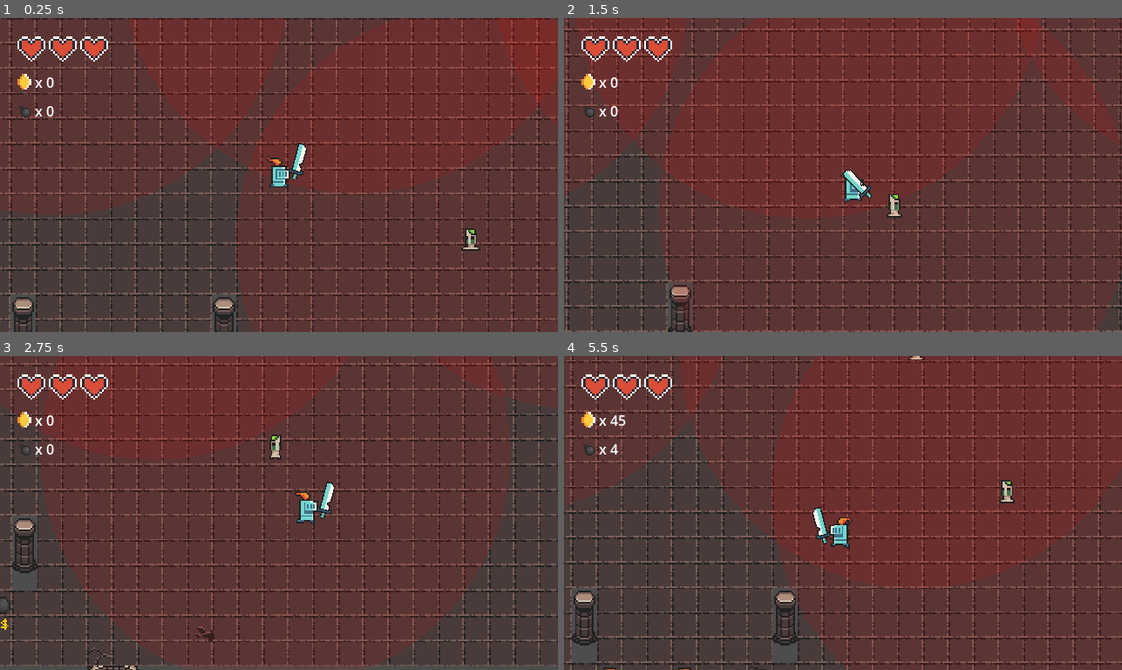
Above: before the commit, frames 1-4 (two rows, left to right).
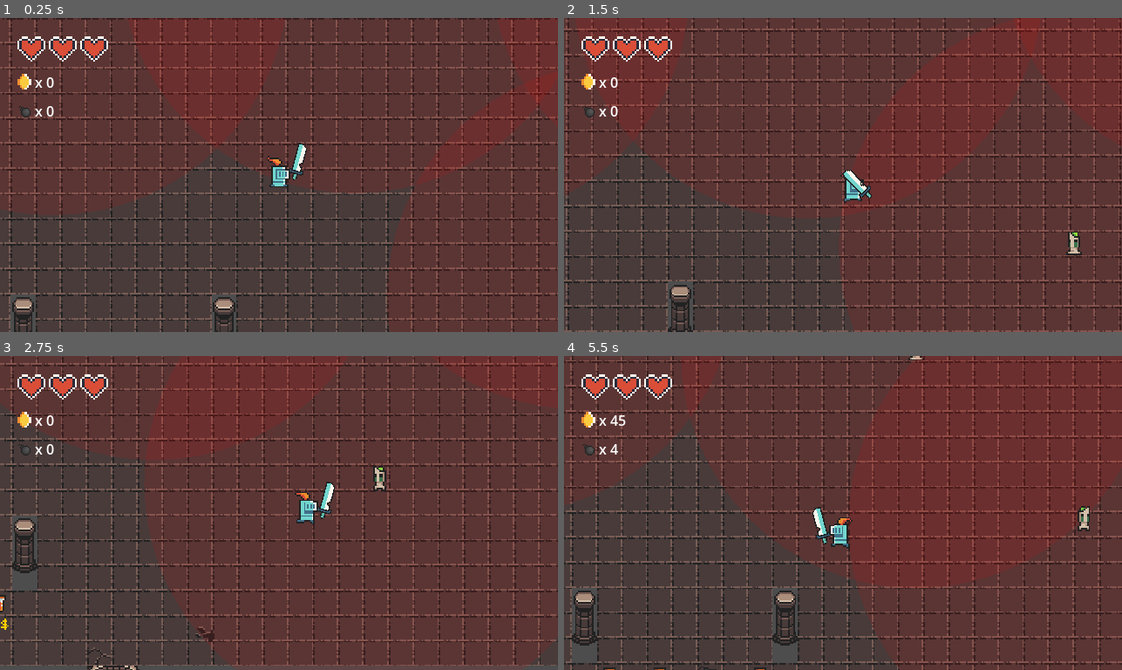
Above: after the commit, the same moments.

Repository: dadifr/Mobile_comp_Godot
Game: Godot game, scene res://scenes/world.tscn
The game is run twice, just before and just after one commit, with the same random seed, the same clock (stepped at 60 frames per second) and the same inputs.
Inputs:
- Up to frame 1 (0.25 s): no input
- Up to frame 2 (1.5 s): hold Right (ui_right) 0.53-1.28 s; tap F (interact) at 0.6 s; hold Down (ui_down) from 1.28 s (still down); tap Space (attack) at 1.35 s
- Up to frame 3 (2.75 s): tap F (interact) at 1.55, 2.1 s; release Down (ui_down) at 2.03 s; hold Right (ui_right) from 2.03 s (still down)
- Up to frame 4 (5.5 s): release Right (ui_right) at 2.78 s; hold Up (ui_up) 2.78-3.53 s; tap E (place_bomb) at 2.85 s; tap F (interact) at 3.05, 3.8, 4.55, 5.1 s; hold M 3.53-4.28 s; hold Left (ui_left) 3.53-5.03 s; tap B at 4.35 s; hold Down (ui_down) from 5.03 s (still down)

The runs differ from the first frame. In frame 1, 0.2% of the frame differs, in the area x 82-87%, y 66-75%; in frame 2, 0.3%; in frame 3, 0.4%; in frame 4, 0.4%, in the area x 16-95%, y 39-100%.

Commit message:
random shop
bug fix e shop reso "randomico" a scelta

Diff:
--- a/scenes/world.tscn
+++ b/scenes/world.tscn
@@ -489,7 +489,7 @@
 potionH_scene = ExtResource("9_w7kh3")
 
 [node name="zombie2" parent="DungeonRoom/Enemies" index="3" instance=ExtResource("9_7r4gi")]
-position = Vector2(474, 257)
+position = Vector2(566, 295)
 motion_mode = 1
 coin_scene = ExtResource("8_w7kh3")
 potionH_scene = ExtResource("9_w7kh3")
@@ -499,20 +499,56 @@
 
 [node name="ShopItem" parent="." instance=ExtResource("15_xo05s")]
 position = Vector2(200, 344)
-item_to_sell = ExtResource("9_w7kh3")
-price = 3
+is_random_shop = true
 item_texture = ExtResource("16_dss4m")
+bomb_scene = ExtResource("18_pm21f")
+bomb_texture = ExtResource("19_2lf6f")
+bomb_chance = 0.4
+potion_scene = ExtResource("9_w7kh3")
+potion_texture = ExtResource("16_dss4m")
+potion_price_range = Vector2i(3, 7)
+big_potion_scene = ExtResource("9_o8fc1")
+big_potion_texture = ExtResource("17_7t5mc")
+big_potion_price_range = Vector2i(5, 15)
+big_potion_chance = 0.3
 
 [node name="ShopItem2" parent="." instance=ExtResource("15_xo05s")]
-position = Vector2(248, 344)
-item_to_sell = ExtResource("9_o8fc1")
-price = 8
-item_texture = ExtResource("17_7t5mc")
+position = Vector2(232, 344)
+is_random_shop = true
+item_texture = ExtResource("16_dss4m")
+bomb_scene = ExtResource("18_pm21f")
+bomb_texture = ExtResource("19_2lf6f")
+potion_scene = ExtResource("9_w7kh3")
+potion_texture = ExtResource("16_dss4m")
+potion_price_range = Vector2i(3, 7)
+big_potion_scene = ExtResource("9_o8fc1")
+big_potion_texture = ExtResource("17_7t5mc")
+big_potion_price_range = Vector2i(5, 15)
 
 [node name="ShopItem3" parent="." instance=ExtResource("15_xo05s")]
+position = Vector2(264, 344)
+is_random_shop = true
+item_texture = ExtResource("16_dss4m")
+bomb_scene = ExtResource("18_pm21f")
+bomb_texture = ExtResource("19_2lf6f")
+potion_scene = ExtResource("9_w7kh3")
+potion_texture = ExtResource("16_dss4m")
+potion_price_range = Vector2i(3, 7)
+big_potion_scene = ExtResource("9_o8fc1")
+big_potion_texture = ExtResource("17_7t5mc")
+big_potion_price_range = Vector2i(5, 15)
+
+[node name="ShopItem4" parent="." instance=ExtResource("15_xo05s")]
 position = Vector2(296, 344)
-item_to_sell = ExtResource("18_pm21f")
-price = 5
-item_texture = ExtResource("19_2lf6f")
+is_random_shop = true
+item_texture = ExtResource("16_dss4m")
+bomb_scene = ExtResource("18_pm21f")
+bomb_texture = ExtResource("19_2lf6f")
+potion_scene = ExtResource("9_w7kh3")
+potion_texture = ExtResource("16_dss4m")
+potion_price_range = Vector2i(3, 7)
+big_potion_scene = ExtResource("9_o8fc1")
+big_potion_texture = ExtResource("17_7t5mc")
+big_potion_price_range = Vector2i(5, 15)
 
 [editable path="DungeonRoom"]
--- a/scripts/ShopItem.gd
+++ b/scripts/ShopItem.gd
@@ -1,75 +1,143 @@
 extends Area2D
 
-# --- CONFIGURAZIONE NEGOZIO ---
-@export var item_to_sell: PackedScene # La scena vera (es. Potion.tscn)
-@export var price: int = 10           # Costo
-@export var item_texture: Texture2D   # L'immagine da mostrare nello shop
+# --- MODALITÀ ---
+@export var is_random_shop: bool = false # Se VERO, il negozio sceglie a caso cosa vendere
 
-var player_in_range = null # Memorizza il giocatore se è vicino
+# --- VARIABILI FISSE (Usate se is_random_shop è FALSE) ---
+@export_group("Manual Settings")
+@export var item_to_sell: PackedScene # La scena da spawnare
+@export var price: int = 10           # Il prezzo
+@export var item_texture: Texture2D   # L'immagine da mostrare
+
+# --- CONFIGURAZIONE CASUALE (Usate se is_random_shop è TRUE) ---
+@export_group("Random Pool Settings")
+
+# 1. BOMBE (Munizioni)
+@export var bomb_scene: PackedScene
+@export var bomb_texture: Texture2D
+@export var bomb_price_range: Vector2i = Vector2i(5, 10)
+@export_range(0.0, 1.0) var bomb_chance: float = 0.5 # 50% Probabilità
+
+# 2. POZIONI (Cura Piccola)
+@export var potion_scene: PackedScene
+@export var potion_texture: Texture2D
+@export var potion_price_range: Vector2i = Vector2i(10, 20)
+@export_range(0.0, 1.0) var potion_chance: float = 0.3 # 30% Probabilità
+
+# 3. BIG POZIONI (Cura Grande - Rara)
+# Nota: Questa prende automaticamente la probabilità rimanente (es. 20%)
+@export var big_potion_scene: PackedScene
+@export var big_potion_texture: Texture2D
+@export var big_potion_price_range: Vector2i = Vector2i(25, 40)
+@export_range(0.0, 1.0) var big_potion_chance: float = 0.2
+
+# Variabili interne
+var player_in_range = null
+
 
 func _ready():
-	# Impostiamo la grafica
+	# Se è un negozio random, calcoliamo ora cosa vendere
+	if is_random_shop:
+		randomize_shop_item()
+
+	# --- AGGIORNAMENTO VISIVO ---
+	# Impostiamo l'immagine dell'oggetto
 	if item_texture:
 		$Sprite2D.texture = item_texture
 
-	# Scriviamo il prezzo
-	$Label.text = str(price) + "$"
+	# Impostiamo il prezzo sulla Label
+	if has_node("Label"):
+		$Label.text = str(price) + "$"
 
-	# Colleghiamo i segnali di ingresso/uscita
+	# Colleghiamo i segnali di collisione
 	body_entered.connect(_on_body_entered)
 	body_exited.connect(_on_body_exited)
 
-func _on_body_entered(body):
-	if body.is_in_group("player"):
-		player_in_range = body
-		# Opzionale: Ingrandisci un po' l'oggetto per evidenziarlo
-		scale = Vector2(1.2, 1.2)
 
-func _on_body_exited(body):
-	if body == player_in_range:
-		player_in_range = null
-		scale = Vector2(1.0, 1.0)
+func randomize_shop_item():
+	var roll = randf() # Genera un numero tra 0.0 e 1.0
+
+	# LOGICA DI PROBABILITÀ CUMULATIVA
+
+	# 1. Tentativo Bomba (0.0 -> bomb_chance)
+	if roll < bomb_chance:
+		setup_item(bomb_scene, bomb_texture, bomb_price_range)
+
+	# 2. Tentativo Pozione (bomb_chance -> bomb_chance + potion_chance)
+	elif roll < (bomb_chance + potion_chance):
+		setup_item(potion_scene, potion_texture, potion_price_range)
+
+	# 3. Altrimenti... Pozione Grande (il resto della torta)
+	else:
+		setup_item(big_potion_scene, big_potion_texture, big_potion_price_range)
+
+
+# Funzione "Helper" per evitare di riscrivere il codice 3 volte
+func setup_item(scene, texture, price_range):
+	item_to_sell = scene
+	item_texture = texture
+	# Sceglie un prezzo a caso tra il minimo (x) e il massimo (y)
+	price = randi_range(price_range.x, price_range.y)
+
 
 func _process(delta):
-	# Se il giocatore è vicino e preme "Interazione" (o E)
+	# Controlliamo se il giocatore è vicino e preme il tasto F (o quello che hai scelto)
 	if player_in_range and Input.is_action_just_pressed("interact"):
 		try_to_buy()
 
+
 func try_to_buy():
-	# Controlliamo se il giocatore ha abbastanza soldi
-	# Assumiamo che il player abbia una variabile "coins"
+	# Controlliamo se il giocatore ha i soldi (assumiamo la variabile 'coins')
 	if player_in_range.coins >= price:
 		buy_success()
 	else:
 		buy_fail()
 
+
 func buy_success():
-	print("Acquisto effettuato!")
+	print("Oggetto acquistato per ", price, " monete!")
 
-	# 1. Togli i soldi al giocatore
+	# 1. Togli i soldi
 	player_in_range.coins -= price
-	# Aggiorna l'HUD (se hai un segnale nel player, emettilo)
+
+	# 2. Aggiorna l'HUD del giocatore (segnale)
 	if player_in_range.has_signal("coins_changed"):
 		player_in_range.coins_changed.emit(player_in_range.coins)
 
-	# 2. Crea l'oggetto vero e proprio
+	# 3. Spawna l'oggetto vero e proprio nel mondo
 	if item_to_sell:
 		var item = item_to_sell.instantiate()
 		item.global_position = global_position
-		get_parent().add_child(item)
+		get_parent().call_deferred("add_child", item)
 
-	# 3. Effetto sonoro "Cashing!" (Opzionale)
-	# AudioPlayer.play("buy")
-
-	# 4. Elimina l'espositore (o sostituiscilo con un cartello "Sold Out")
+	# 4. Elimina l'espositore (venduto!)
 	queue_free()
 
+
 func buy_fail():
-	print("Non hai abbastanza soldi!")
-	# Fai lampeggiare il prezzo in rosso per feedback
-	var original_color = $Label.modulate
-	$Label.modulate = Color.RED
+	print("Soldi insufficienti!")
 
-	# Crea un tween per rimetterlo normale dopo 0.5 secondi
-	var tween = create_tween()
-	tween.tween_property($Label, "modulate", original_color, 0.5)
+	# Feedback Visivo: La scritta diventa ROSSA
+	if has_node("Label"):
+		var original_color = $Label.modulate
+		$Label.modulate = Color.RED
+
+		# Torna normale dopo 0.5 secondi
+		var tween = create_tween()
+		tween.tween_property($Label, "modulate", original_color, 0.5)
+
+
+# --- GESTIONE RILEVAMENTO GIOCATORE ---
+func _on_body_entered(body):
+	if body.is_in_group("player"):
+		player_in_range = body
+		# Effetto visivo "Pop" (Ingrandisce leggermente)
+		var tween = create_tween()
+		tween.tween_property(self, "scale", Vector2(1.2, 1.2), 0.1)
+
+func _on_body_exited(body):
+	if body == player_in_range:
+		player_in_range = null
+		# Torna alla dimensione normale
+		var tween = create_tween()
+		tween.tween_property(self, "scale", Vector2(1.0, 1.0), 0.1)
